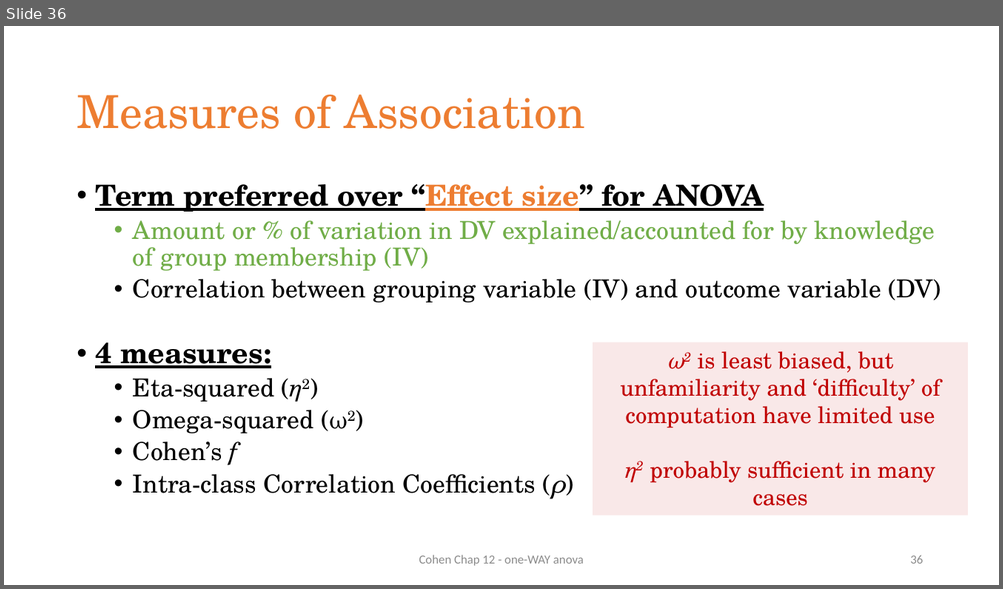
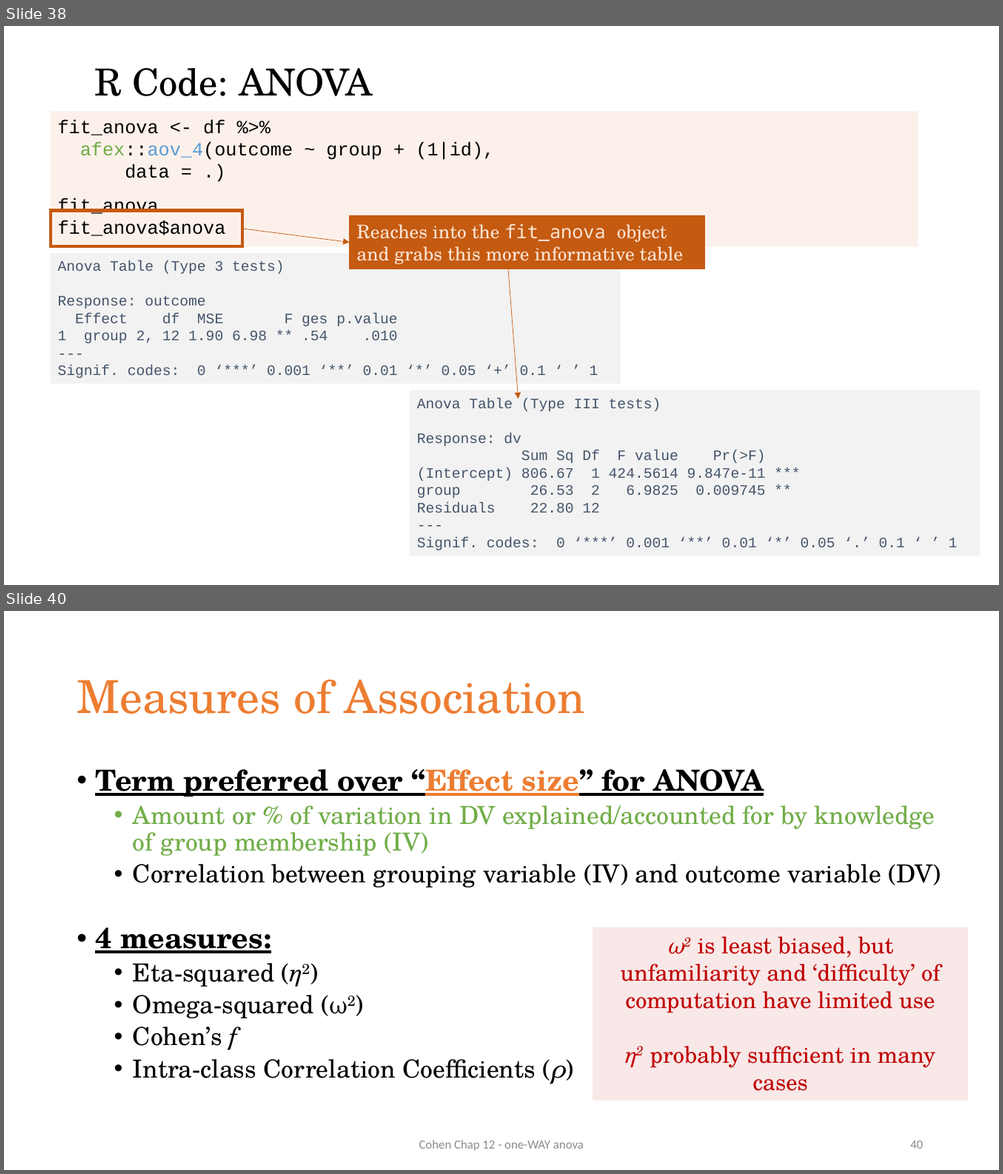
Before and after one commit to TysonStanley/EDUC-6600, a slide deck: Slides/u04_Ch12_oneANOVA.pptx. Shown one above the other, each under a label of ours: slide 36 before the commit, slides 38 and 40 after it; the slides between them are not shown. The pictures are 1003x589 and 1003x1174 pixels, drawn with LibreOffice and Linux fonts; fonts in the diff are those of the drawing. Boxes give left, top, right and bottom in pixels: in the first picture for what was removed or moved away, otherwise in the second. Text is boxed around its words. In the diff, an @@ line names an element or a change of style, - is before the commit and + after.

```diff
--- a/Slides/u04_Ch12_oneANOVA.pptx
+++ b/Slides/u04_Ch12_oneANOVA.pptx
@@ slide 38 added at <box>4,26,999,585</box>, background #FFFFFF @@
@@ title added at <box>95,68,373,96</box>, 36 pt, text #000000 @@
+R Code: ANOVA
@@ rectangle added at <box>51,111,918,247</box>, fill #FBE5D6 at 50% opacity, 18 pt, text #000000 @@
+fit_anova <- df %>%
+afex::aov_4(outcome ~ group + (1|id),
+data = .)
+fit_anova
+fit_anova$anova
@@ rectangle added at <box>51,211,242,247</box>, outline #C55A11 3 pt @@
@@ rectangle added at <box>350,216,705,269</box>, fill #C55A11, outline #C55A11 0.75 pt, 18 pt, text #FBE5D6 @@
+Reaches into the fit_anova object and grabs this more informative table
@@ arrow added from (243, 229) to (350, 242), #C55A11 0.5 pt @@
@@ rectangle added at <box>51,254,620,384</box>, fill #F2F2F2, 14 pt, text #44546A @@
+Anova Table (Type 3 tests)
+Response: outcome
+Effect df MSE F ges p.value
+1 group 2, 12 1.90 6.98 ** .54 .010
+---
+Signif. codes: 0 ‘***’ 0.001 ‘**’ 0.01 ‘*’ 0.05 ‘+’ 0.1 ‘ ’ 1
@@ arrow added from (509, 269) to (518, 399), #C55A11 0.5 pt @@
@@ rectangle added at <box>409,391,979,557</box>, fill #F2F2F2, 14 pt, text #44546A @@
+Anova Table (Type III tests)
+Response: dv
+Sum Sq Df F value Pr(>F)
+(Intercept) 806.67 1 424.5614 9.847e-11 ***
+group 26.53 2 6.9825 0.009745 **
+Residuals 22.80 12
+---
+Signif. codes: 0 ‘***’ 0.001 ‘**’ 0.01 ‘*’ 0.05 ‘.’ 0.1 ‘ ’ 1
@@ what was slide 36 is now slide 40 @@
@@ page number at <box>910,1141,922,1149</box>: text changed @@
-36
+40
```
Also in this commit, not shown: 2 slides changed, 2 other slides added, 6 other files.
